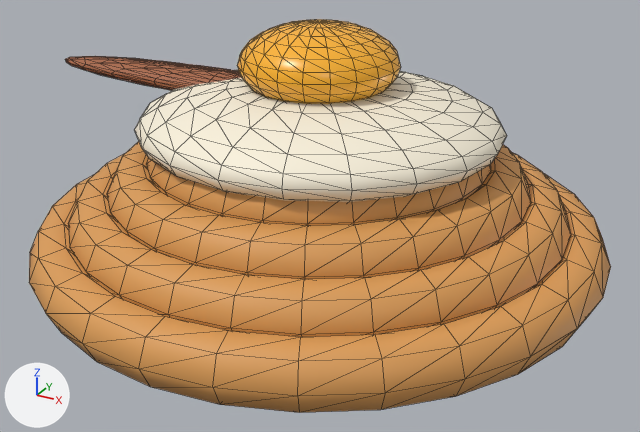
The glTF model models/catch_breads/bread_bacon_egg_pie.glb, before and after one commit.
Before and after are seen from a 50 mm camera at (0.466, -0.845, 0.399) aimed at (0.012, -0.02, -0.014). Lighting does not change. The marker at lower left points along +X, +Y and +Z. The older version comes first. Mesh edges are drawn as thin lines. Where no turn or scale is listed for an object, it has been applied to the vertices.

The older version as bpy lines, for what is in view:
```python
ob_パイ生地の渦巻き_012 = bpy.data.objects.new('パイ生地の渦巻き.012', me_トーラス_012)
ob_パイ生地の渦巻き_012.location = (0.0, 0.0, -0.045)
ob_パイ生地の渦巻き_013 = bpy.data.objects.new('パイ生地の渦巻き.013', me_トーラス_013)
ob_パイ生地の渦巻き_013.location = (0.0, 0.0, -0.012)
ob_パイ生地の渦巻き_014 = bpy.data.objects.new('パイ生地の渦巻き.014', me_トーラス_014)
ob_パイ生地の渦巻き_014.location = (0.0, 0.0, 0.021)
ob_パイ生地の渦巻き_015 = bpy.data.objects.new('パイ生地の渦巻き.015', me_トーラス_015)
ob_パイ生地の渦巻き_015.location = (0.0, 0.0, 0.054)
ob_フィリング_003 = bpy.data.objects.new('フィリング.003', me_球_141)
ob_フィリング_003.location = (0.0, 0.0, 0.09)
ob_ベーコン = bpy.data.objects.new('ベーコン', me_球_143)
ob_ベーコン.location = (-0.13, 0.0, 0.12)
ob_目玉焼きの黄身 = bpy.data.objects.new('目玉焼きの黄身', me_球_142)
ob_目玉焼きの黄身.location = (0.0, 0.0, 0.16)
```
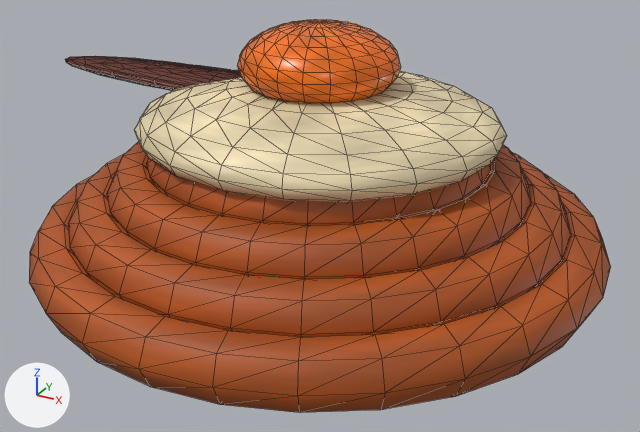
Diff of the bpy script that builds the scene:
```diff
--- a/models/catch_breads/bread_bacon_egg_pie.glb.py
+++ b/models/catch_breads/bread_bacon_egg_pie.glb.py
@@ img_material_17 @@
+img_material_17 = load_image('material_17', '_unpacked/material_17', 64, 64, 'sRGB')
@@ img_material_12 @@
+img_material_12 = load_image('material_12', '_unpacked/material_12', 64, 64, 'sRGB')
@@ img_material_11 @@
+img_material_11 = load_image('material_11', '_unpacked/material_11', 64, 64, 'sRGB')
@@ img_material_02 @@
+img_material_02 = load_image('material_02', '_unpacked/material_02', 64, 64, 'sRGB')
@@ mat_焼きたての山吹色 @@
 mat_焼きたての山吹色 = principled_material('焼きたての山吹色')
-mat_焼きたての山吹色.base_color = (0.72, 0.34, 0.095)  # orange #dd9e57
+mat_焼きたての山吹色.texture = img_material_02
 mat_焼きたての山吹色.roughness = 0.58
@@ mat_白身 @@
 mat_白身 = principled_material('白身')
-mat_白身.base_color = (0.96, 0.89, 0.72)  # pale yellow #faf2dd
+mat_白身.texture = img_material_11
 mat_白身.roughness = 0.58
@@ mat_卵黄 @@
 mat_卵黄 = principled_material('卵黄')
-mat_卵黄.base_color = (0.99, 0.46, 0.025)  # orange #feb52c
+mat_卵黄.texture = img_material_12
 mat_卵黄.roughness = 0.3
@@ mat_焼いたパティ @@
 mat_焼いたパティ = principled_material('焼いたパティ')
-mat_焼いたパティ.base_color = (0.39, 0.13, 0.055)  # brown #a86542
+mat_焼いたパティ.texture = img_material_17
 mat_焼いたパティ.roughness = 0.58
```

Where the change shows, as pixel boxes (x1, y1, x2, y2) in the pictures (640 x 432 px):
'パイ生地の渦巻き.012', surface changed (orange to brown): (29, 174, 611, 413) in both
'フィリング.003', surface changed (pale yellow to beige): (135, 70, 507, 202) in both
'パイ生地の渦巻き.013', surface changed (orange to brown): (68, 153, 571, 337) in both
'パイ生地の渦巻き.014', surface changed (orange to brown): (107, 141, 531, 279) in both
'目玉焼きの黄身', surface changed: (237, 19, 400, 104) in both
'パイ生地の渦巻き.015', surface changed (orange to brown): (146, 158, 491, 225) in both
'ベーコン', surface changed (darker): (65, 56, 242, 90) in both
